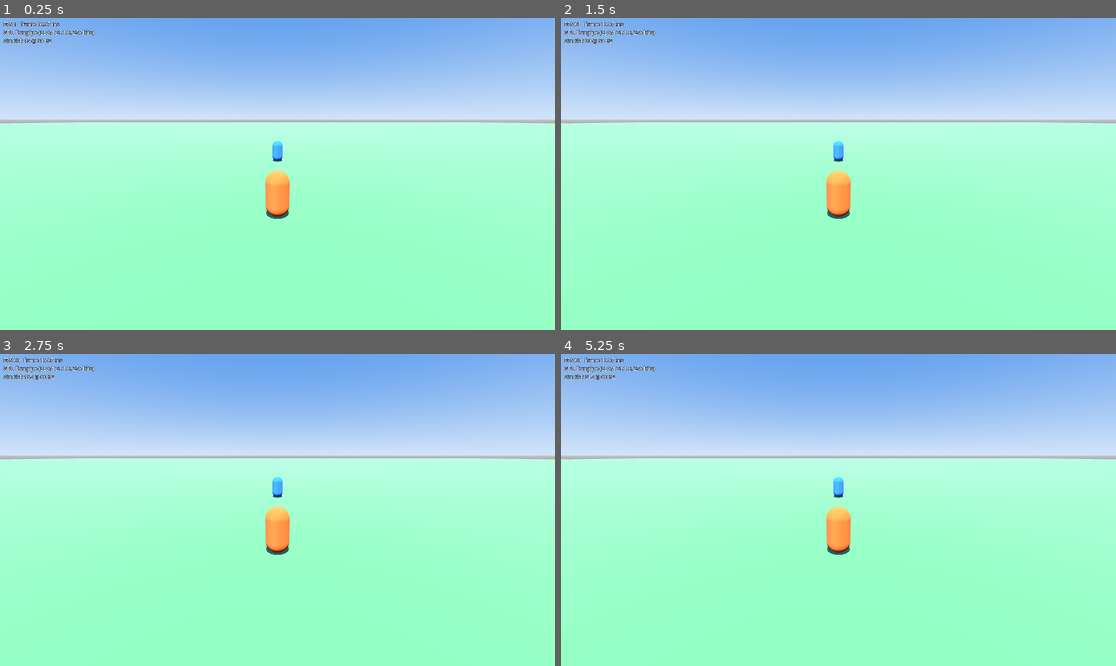
Above: before the commit, frames 1-4 (two rows, left to right).
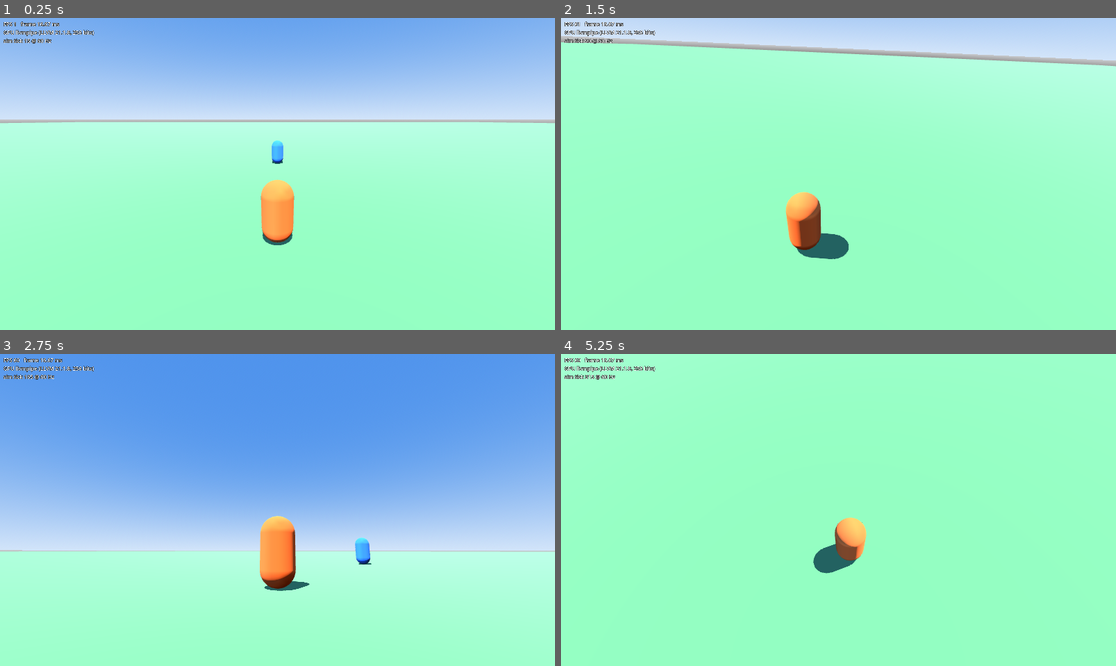
Above: after the commit, the same moments.

Repository: ArnabChatterjee20k/skybreak
Game: Godot game, scene res://game/levels/test_arena.tscn
The game is run twice, just before and just after one commit, with the same random seed, the same clock (stepped at 60 frames per second) and the same inputs.
Inputs (mouse positions are in pixels of both pictures, inside the frame that each line leads up to):
- Up to frame 1 (0.25 s): no input
- Up to frame 2 (1.5 s): tap Enter at 0.5 s; move the mouse to (960, 158) at 0.52 s; hold D (move_right) 0.53-1.25 s; tap Space (ascend) at 0.6 s; click (960, 158) at 0.67 s; drag from (727, 189) to (810, 236) at 1.27 s
- Up to frame 3 (2.75 s): move the mouse to (333, 441) at 2.02 s; hold D (move_right) from 2.03 s (still down); tap X (fighter_breaker) at 2.1 s; click (333, 441) at 2.17 s
- Up to frame 4 (5.25 s): release D (move_right) at 2.75 s; drag from (810, 572) to (672, 463) at 2.77 s; move the mouse to (1005, 556) at 3.52 s; hold A (move_left) 3.53-4.25 s; tap Shift (fighter_dash) at 3.6 s; click (1005, 556) at 3.67 s; tap Escape at 4.15 s; drag from (672, 463) to (755, 432) at 4.27 s; move the mouse to (866, 510) at 5.02 s; hold S (move_back) from 5.03 s (still down); right-click (866, 510) at 5.1 s; click (866, 510) at 5.17 s

The runs differ from the first frame. In frame 1, 1.1% of the frame differs, in the area x 1-99%, y 33-73%; in frame 2, 39%; in frame 3, 68%, in the area x 0-100%, y 0-76%; in frame 4, 44%.

Commit message:
Add the fight camera: free orbit and lock-on framing (T-102)
LockOnFraming computes the goal pose as pure functions: over the shoulder
with both fighters on screen, about 25 degrees to the side at close range
and behind and lower at far range, mouse orbit clamped to +-35 yaw / +-20
pitch, the boom following the opponent's elevation, and a shoulder side that
flips only after the opponent crosses a centre margin. FighterCamera smooths
toward it (position faster than rotation), springs the orbit back when the
mouse stops, captures the mouse on click, and releases it on Esc. The test
arena now uses it and feeds view_yaw and the orbit into FighterInput.

Co-Authored-By: Claude Opus 5.5 <noreply@anthropic.com>

Diff:
--- a/game/levels/test_arena.gd
+++ b/game/levels/test_arena.gd
@@ -10,7 +10,7 @@
 
 @onready var _player_input: KeyboardMouseInput = $KeyboardMouseInput
 @onready var _fighter_views: Array[Node3D] = [$Fighter1, $Fighter2]
-@onready var _camera: Camera3D = $Camera3D
+@onready var _camera: FighterCamera = $FighterCamera
 
 
 func _ready() -> void:
@@ -24,13 +24,17 @@
 	for i in sim.fighters.size():
 		_previous_positions[i] = sim.fighters[i].position
 	var inputs: Array[FighterInput] = [
-		_player_input.read_tick(_camera.global_rotation.y, Vector2.ZERO),
+		_player_input.read_tick(_camera.view_yaw(), _camera.orbit),
 		FighterInput.new(),
 	]
 	sim.tick(inputs)
 
 
-func _process(_delta: float) -> void:
+func _process(delta: float) -> void:
 	var blend := Engine.get_physics_interpolation_fraction()
 	for i in _fighter_views.size():
 		_fighter_views[i].position = _previous_positions[i].lerp(sim.fighters[i].position, blend)
+	var player := sim.fighters[0]
+	var locked := player.lock_on_target >= 0
+	var target := _fighter_views[player.lock_on_target].position if locked else Vector3.ZERO
+	_camera.follow(_fighter_views[0].position, target, locked, delta)
--- a/game/levels/test_arena.tscn
+++ b/game/levels/test_arena.tscn
@@ -1,9 +1,10 @@
-[gd_scene load_steps=12 format=3]
+[gd_scene load_steps=13 format=3]
 
 [ext_resource type="Script" path="res://game/levels/test_arena.gd" id="1_arena"]
 [ext_resource type="Script" path="res://game/input/keyboard_mouse_input.gd" id="2_input"]
 [ext_resource type="Script" path="res://game/debug/debug_overlay.gd" id="3_overlay"]
 [ext_resource type="Script" path="res://game/ui/graphics_menu.gd" id="4_graphics"]
+[ext_resource type="Script" path="res://game/view/camera/fighter_camera.gd" id="5_camera"]
 
 [sub_resource type="ProceduralSkyMaterial" id="sky_material"]
 sky_top_color = Color(0.25, 0.45, 0.85, 1)
@@ -54,8 +55,10 @@
 mesh = SubResource("fighter_mesh")
 surface_material_override/0 = SubResource("fighter2_material")
 
-[node name="Camera3D" type="Camera3D" parent="."]
-transform = Transform3D(1, 0, 0, 0, 0.965926, 0.258819, 0, -0.258819, 0.965926, 0, 4, 14)
+[node name="FighterCamera" type="Camera3D" parent="."]
+fov = 75.0
+far = 2000.0
+script = ExtResource("5_camera")
 
 [node name="KeyboardMouseInput" type="Node" parent="."]
 script = ExtResource("2_input")
--- /dev/null
+++ b/game/view/camera/fighter_camera.gd
@@ -0,0 +1,79 @@
+class_name FighterCamera
+extends Camera3D
+## Fight camera. Free orbit around the player when unlocked; over-the-shoulder
+## framing of both fighters when locked on. Click captures the mouse, Esc frees it.
+
+## Radians of camera turn per pixel of mouse movement.
+@export var mouse_sensitivity := 0.0025
+## Exponential smoothing rates (per second): position follows faster than rotation.
+@export var position_sharpness := 14.0
+@export var rotation_sharpness := 9.0
+## How fast the shoulder blends to its new side, in sides per second.
+@export var shoulder_switch_speed := 2.5
+## How fast the locked-on mouse orbit springs back once the mouse stops.
+@export var orbit_return_sharpness := 4.0
+## Seconds without mouse movement before the orbit starts springing back.
+@export var orbit_return_delay := 0.2
+
+## Mouse orbit offset while locked on (x yaw, y pitch); FighterInput.camera_offset.
+var orbit := Vector2.ZERO
+var free_yaw := 0.0
+var free_pitch := deg_to_rad(15.0)
+
+var _shoulder := 1.0
+var _shoulder_goal := 1.0
+var _seconds_since_mouse_moved := 0.0
+var _has_pose := false
+
+
+func _unhandled_input(event: InputEvent) -> void:
+	if event is InputEventMouseButton and event.pressed \
+			and Input.mouse_mode != Input.MOUSE_MODE_CAPTURED:
+		Input.mouse_mode = Input.MOUSE_MODE_CAPTURED
+	elif event is InputEventKey and event.pressed and event.physical_keycode == KEY_ESCAPE:
+		Input.mouse_mode = Input.MOUSE_MODE_VISIBLE
+	elif event is InputEventMouseMotion and Input.mouse_mode == Input.MOUSE_MODE_CAPTURED:
+		add_mouse_motion(event.relative)
+
+
+## Turns the camera by a mouse movement in pixels (right/down positive).
+func add_mouse_motion(relative: Vector2) -> void:
+	var turn := relative * mouse_sensitivity
+	free_yaw -= turn.x
+	free_pitch += turn.y
+	orbit = LockOnFraming.clamp_orbit(orbit + Vector2(-turn.x, turn.y))
+	_seconds_since_mouse_moved = 0.0
+
+
+## Camera heading in radians, for FighterInput.view_yaw.
+func view_yaw() -> float:
+	return global_rotation.y
+
+
+## Moves the camera toward its framing for this frame. target is ignored when unlocked.
+func follow(player: Vector3, target: Vector3, locked: bool, delta: float) -> void:
+	_seconds_since_mouse_moved += delta
+	var goal: Transform3D
+	if locked:
+		if _seconds_since_mouse_moved > orbit_return_delay:
+			orbit = orbit.lerp(Vector2.ZERO, _blend(orbit_return_sharpness, delta))
+		_shoulder_goal = LockOnFraming.shoulder_side_for(global_transform, target, _shoulder_goal)
+		_shoulder = move_toward(_shoulder, _shoulder_goal, shoulder_switch_speed * delta)
+		goal = LockOnFraming.locked_pose(player, target, _shoulder, orbit)
+	else:
+		free_pitch = clampf(free_pitch, LockOnFraming.MIN_FREE_PITCH, LockOnFraming.MAX_FREE_PITCH)
+		goal = LockOnFraming.free_pose(player, free_yaw, free_pitch)
+
+	if not _has_pose:
+		global_transform = goal
+		_has_pose = true
+		return
+	var position_now := global_position.lerp(goal.origin, _blend(position_sharpness, delta))
+	var rotation_now := global_basis.get_rotation_quaternion().slerp(
+		goal.basis.get_rotation_quaternion(), _blend(rotation_sharpness, delta))
+	global_transform = Transform3D(Basis(rotation_now), position_now)
+
+
+## Frame-rate independent lerp weight for exponential smoothing.
+static func _blend(sharpness: float, delta: float) -> float:
+	return 1.0 - exp(-sharpness * delta)
--- /dev/null
+++ b/game/view/camera/lock_on_framing.gd
@@ -0,0 +1,94 @@
+class_name LockOnFraming
+extends RefCounted
+## Where the fight camera wants to be, as pure functions of fighter positions.
+## FighterCamera smooths toward these poses; tests check them directly.
+
+## Range bands in metres: at CLOSE_RANGE the camera sits to the side, at
+## FAR_RANGE directly behind and low.
+const CLOSE_RANGE := 5.0
+const FAR_RANGE := 40.0
+const CLOSE_SIDE_ANGLE := deg_to_rad(25.0)
+const CLOSE_BOOM_LENGTH := 4.5
+const FAR_BOOM_LENGTH := 8.0
+const CLOSE_HEIGHT := 1.8
+const FAR_HEIGHT := 0.7
+const SHOULDER_OFFSET := 0.9
+## Mouse orbit limits while locked on.
+const MAX_ORBIT_YAW := deg_to_rad(35.0)
+const MAX_ORBIT_PITCH := deg_to_rad(20.0)
+## Free (unlocked) camera.
+const FREE_BOOM_LENGTH := 6.0
+const FREE_LOOK_HEIGHT := 1.2
+const MIN_FREE_PITCH := deg_to_rad(-70.0)
+const MAX_FREE_PITCH := deg_to_rad(60.0)
+## How much of the opponent's elevation the boom follows: opponent above means
+## camera below, so both stay in view.
+const ELEVATION_FOLLOW := 0.7
+## The opponent must cross this far past centre before the shoulder flips.
+const SHOULDER_SWITCH_MARGIN := 0.15
+
+
+## Camera pose while locked on. shoulder: -1 camera left of the player .. +1 right
+## (blends smoothly); the opponent shows on the shoulder side of the screen.
+## orbit: mouse offset in radians (x yaw, y pitch), clamped to the orbit limits.
+static func locked_pose(player: Vector3, target: Vector3, shoulder: float, orbit: Vector2) -> Transform3D:
+	var to_target := target - player
+	var flat := Vector3(to_target.x, 0.0, to_target.z)
+	var facing := flat.normalized() if flat.length() > 0.01 else Vector3.FORWARD
+	var far_blend := range_blend(to_target.length())
+	var clamped := clamp_orbit(orbit)
+
+	var behind := -facing
+	var side_angle := lerpf(CLOSE_SIDE_ANGLE, 0.0, far_blend) * shoulder
+	var boom := behind.rotated(Vector3.UP, side_angle + clamped.x)
+	var boom_side := boom.cross(Vector3.UP).normalized()
+	var elevation := atan2(to_target.y, maxf(flat.length(), 0.01))
+	boom = boom.rotated(boom_side, clamped.y - elevation * ELEVATION_FOLLOW)
+
+	var position := player \
+		+ boom * lerpf(CLOSE_BOOM_LENGTH, FAR_BOOM_LENGTH, far_blend) \
+		+ Vector3.UP * lerpf(CLOSE_HEIGHT, FAR_HEIGHT, far_blend) \
+		+ facing.cross(Vector3.UP).normalized() * SHOULDER_OFFSET * shoulder
+	var look_at_point := player.lerp(target, 0.5)
+	return _looking_at(position, look_at_point)
+
+
+## Camera pose while not locked on: orbit the player at yaw/pitch.
+static func free_pose(player: Vector3, yaw: float, pitch: float) -> Transform3D:
+	var clamped_pitch := clampf(pitch, MIN_FREE_PITCH, MAX_FREE_PITCH)
+	var boom := Vector3.BACK.rotated(Vector3.RIGHT, -clamped_pitch).rotated(Vector3.UP, yaw)
+	var pivot := player + Vector3.UP * FREE_LOOK_HEIGHT
+	return _looking_at(pivot + boom * FREE_BOOM_LENGTH, pivot)
+
+
+## 0 at close range, 1 at far range.
+static func range_blend(distance: float) -> float:
+	return clampf((distance - CLOSE_RANGE) / (FAR_RANGE - CLOSE_RANGE), 0.0, 1.0)
+
+
+static func clamp_orbit(orbit: Vector2) -> Vector2:
+	return Vector2(
+		clampf(orbit.x, -MAX_ORBIT_YAW, MAX_ORBIT_YAW),
+		clampf(orbit.y, -MAX_ORBIT_PITCH, MAX_ORBIT_PITCH))
+
+
+## Which shoulder to sit on: the side of the screen the opponent is on.
+## Keeps the current side while the opponent is inside the centre margin.
+static func shoulder_side_for(camera: Transform3D, target: Vector3, current_side: float) -> float:
+	var local := camera.affine_inverse() * target
+	if local.z >= 0.0:
+		return current_side
+	var screen_x := local.x / -local.z
+	if screen_x > SHOULDER_SWITCH_MARGIN:
+		return 1.0
+	if screen_x < -SHOULDER_SWITCH_MARGIN:
+		return -1.0
+	return signf(current_side) if current_side != 0.0 else 1.0
+
+
+static func _looking_at(position: Vector3, look_at_point: Vector3) -> Transform3D:
+	var direction := look_at_point - position
+	if direction.length() < 0.001:
+		return Transform3D(Basis.IDENTITY, position)
+	var up := Vector3.UP if absf(direction.normalized().dot(Vector3.UP)) < 0.99 else Vector3.BACK
+	return Transform3D(Basis.looking_at(direction, up), position)
--- /dev/null
+++ b/tests/view/test_fighter_camera.gd
@@ -0,0 +1,39 @@
+extends GutTest
+
+var _camera: FighterCamera
+
+
+func before_each() -> void:
+	_camera = add_child_autofree(FighterCamera.new())
+
+
+func test_first_follow_snaps_to_the_goal_pose() -> void:
+	var player := Vector3(3, 2, 1)
+	_camera.follow(player, Vector3.ZERO, false, 1.0 / 60.0)
+	var goal := LockOnFraming.free_pose(player, _camera.free_yaw, _camera.free_pitch)
+	assert_almost_eq(_camera.global_position.distance_to(goal.origin), 0.0, 0.001)
+
+
+func test_follow_converges_on_the_locked_pose() -> void:
+	var player := Vector3.ZERO
+	var target := Vector3(0, 0, -15)
+	_camera.follow(player, target, false, 1.0 / 60.0)
+	for _frame in 240:
+		_camera.follow(player, target, true, 1.0 / 60.0)
+	var goal := LockOnFraming.locked_pose(player, target, 1.0, Vector2.ZERO)
+	assert_almost_eq(_camera.global_position.distance_to(goal.origin), 0.0, 0.01)
+
+
+func test_mouse_orbit_is_clamped_and_springs_back_when_mouse_stops() -> void:
+	_camera.add_mouse_motion(Vector2(-100000, 0))
+	assert_almost_eq(_camera.orbit.x, LockOnFraming.MAX_ORBIT_YAW, 0.0001)
+	for _frame in 180:
+		_camera.follow(Vector3.ZERO, Vector3(0, 0, -10), true, 1.0 / 60.0)
+	assert_almost_eq(_camera.orbit.x, 0.0, 0.01)
+
+
+func test_orbit_holds_while_the_mouse_keeps_moving() -> void:
+	_camera.add_mouse_motion(Vector2(-100, 0))
+	var held := _camera.orbit.x
+	_camera.follow(Vector3.ZERO, Vector3(0, 0, -10), true, 0.1)
+	assert_almost_eq(_camera.orbit.x, held, 0.0001)
--- /dev/null
+++ b/tests/view/test_lock_on_framing.gd
@@ -0,0 +1,93 @@
+extends GutTest
+
+## Matches the arena camera: 75° vertical FOV at 16:9.
+const VERTICAL_FOV := deg_to_rad(75.0)
+const ASPECT := 16.0 / 9.0
+
+const PLAYER := Vector3(0, 10, 0)
+
+
+func _half_fovs() -> Vector2:
+	var half_vertical := VERTICAL_FOV / 2.0
+	return Vector2(atan(tan(half_vertical) * ASPECT), half_vertical)
+
+
+## True if the point is in front of the camera and inside 90% of the view.
+func _on_screen(camera: Transform3D, point: Vector3) -> bool:
+	var local := camera.affine_inverse() * point
+	if local.z >= 0.0:
+		return false
+	var half := _half_fovs() * 0.9
+	return absf(atan2(local.x, -local.z)) < half.x and absf(atan2(local.y, -local.z)) < half.y
+
+
+func test_both_fighters_on_screen_across_range_bands_and_directions() -> void:
+	for distance in [2.0, 5.0, 12.0, 25.0, 40.0, 80.0]:
+		for angle in [0.0, 1.0, 2.5, 4.0]:
+			for height in [-8.0, 0.0, 8.0]:
+				var target := PLAYER + Vector3(sin(angle) * distance, height, cos(angle) * distance)
+				for shoulder in [-1.0, 1.0]:
+					var pose := LockOnFraming.locked_pose(PLAYER, target, shoulder, Vector2.ZERO)
+					var where := "d=%s a=%s h=%s s=%s" % [distance, angle, height, shoulder]
+					assert_true(_on_screen(pose, PLAYER), "player visible " + where)
+					assert_true(_on_screen(pose, target), "target visible " + where)
+
+
+func test_both_fighters_stay_on_screen_at_full_mouse_orbit() -> void:
+	var target := PLAYER + Vector3(0, 0, -12)
+	for orbit in [Vector2(1, 1), Vector2(-1, 1), Vector2(1, -1), Vector2(-1, -1)]:
+		var pose := LockOnFraming.locked_pose(PLAYER, target, 1.0, orbit)
+		assert_true(_on_screen(pose, PLAYER), "player visible at orbit %s" % orbit)
+		assert_true(_on_screen(pose, target), "target visible at orbit %s" % orbit)
+
+
+func test_camera_sits_lower_and_more_behind_at_far_range() -> void:
+	var close := LockOnFraming.locked_pose(PLAYER, PLAYER + Vector3(0, 0, -4), 1.0, Vector2.ZERO)
+	var far := LockOnFraming.locked_pose(PLAYER, PLAYER + Vector3(0, 0, -50), 1.0, Vector2.ZERO)
+	assert_lt(far.origin.y, close.origin.y, "lower when far")
+	assert_lt(absf(far.origin.x - PLAYER.x), absf(close.origin.x - PLAYER.x), "less to the side when far")
+	assert_gt(far.origin.z, PLAYER.z, "behind the player")
+
+
+func test_shoulder_side_moves_camera_to_that_side() -> void:
+	var target := PLAYER + Vector3(0, 0, -10)
+	var right := LockOnFraming.locked_pose(PLAYER, target, 1.0, Vector2.ZERO)
+	var left := LockOnFraming.locked_pose(PLAYER, target, -1.0, Vector2.ZERO)
+	assert_gt(right.origin.x, PLAYER.x)
+	assert_lt(left.origin.x, PLAYER.x)
+
+
+func test_opponent_appears_on_the_shoulder_side_of_the_screen() -> void:
+	var target := PLAYER + Vector3(0, 0, -10)
+	var pose := LockOnFraming.locked_pose(PLAYER, target, 1.0, Vector2.ZERO)
+	assert_gt((pose.affine_inverse() * target).x, 0.0, "target right of centre")
+	assert_lt((pose.affine_inverse() * PLAYER).x, 0.0, "player left of centre")
+
+
+func test_orbit_is_clamped_to_limits() -> void:
+	var clamped := LockOnFraming.clamp_orbit(Vector2(3, -3))
+	assert_almost_eq(clamped.x, LockOnFraming.MAX_ORBIT_YAW, 0.0001)
+	assert_almost_eq(clamped.y, -LockOnFraming.MAX_ORBIT_PITCH, 0.0001)
+
+
+func test_shoulder_flips_only_past_the_centre_margin() -> void:
+	var camera := Transform3D(Basis.IDENTITY, Vector3.ZERO)
+	assert_eq(LockOnFraming.shoulder_side_for(camera, Vector3(0.5, 0, -10), 1.0), 1.0, "near centre: keep right")
+	assert_eq(LockOnFraming.shoulder_side_for(camera, Vector3(0.5, 0, -10), -1.0), -1.0, "near centre: keep left")
+	assert_eq(LockOnFraming.shoulder_side_for(camera, Vector3(-5, 0, -10), 1.0), -1.0, "far left: flip left")
+	assert_eq(LockOnFraming.shoulder_side_for(camera, Vector3(5, 0, -10), -1.0), 1.0, "far right: flip right")
+
+
+func test_free_pose_orbits_player_at_boom_length_and_looks_at_them() -> void:
+	var pose := LockOnFraming.free_pose(PLAYER, 1.2, 0.3)
+	var pivot := PLAYER + Vector3.UP * LockOnFraming.FREE_LOOK_HEIGHT
+	assert_almost_eq(pose.origin.distance_to(pivot), LockOnFraming.FREE_BOOM_LENGTH, 0.001)
+	var forward := -pose.basis.z
+	assert_almost_eq(forward.dot((pivot - pose.origin).normalized()), 1.0, 0.001)
+
+
+func test_free_pose_pitch_is_clamped() -> void:
+	var pose := LockOnFraming.free_pose(PLAYER, 0.0, deg_to_rad(89.0))
+	var pivot := PLAYER + Vector3.UP * LockOnFraming.FREE_LOOK_HEIGHT
+	var elevation := asin((pose.origin - pivot).normalized().y)
+	assert_almost_eq(elevation, LockOnFraming.MAX_FREE_PITCH, 0.001)
Not shown, added: game/view/camera/fighter_camera.gd.uid
Not shown, added: game/view/camera/lock_on_framing.gd.uid
Not shown, added: tests/view/test_fighter_camera.gd.uid
Not shown, added: tests/view/test_lock_on_framing.gd.uid
Not shown, changed: TODO.md
